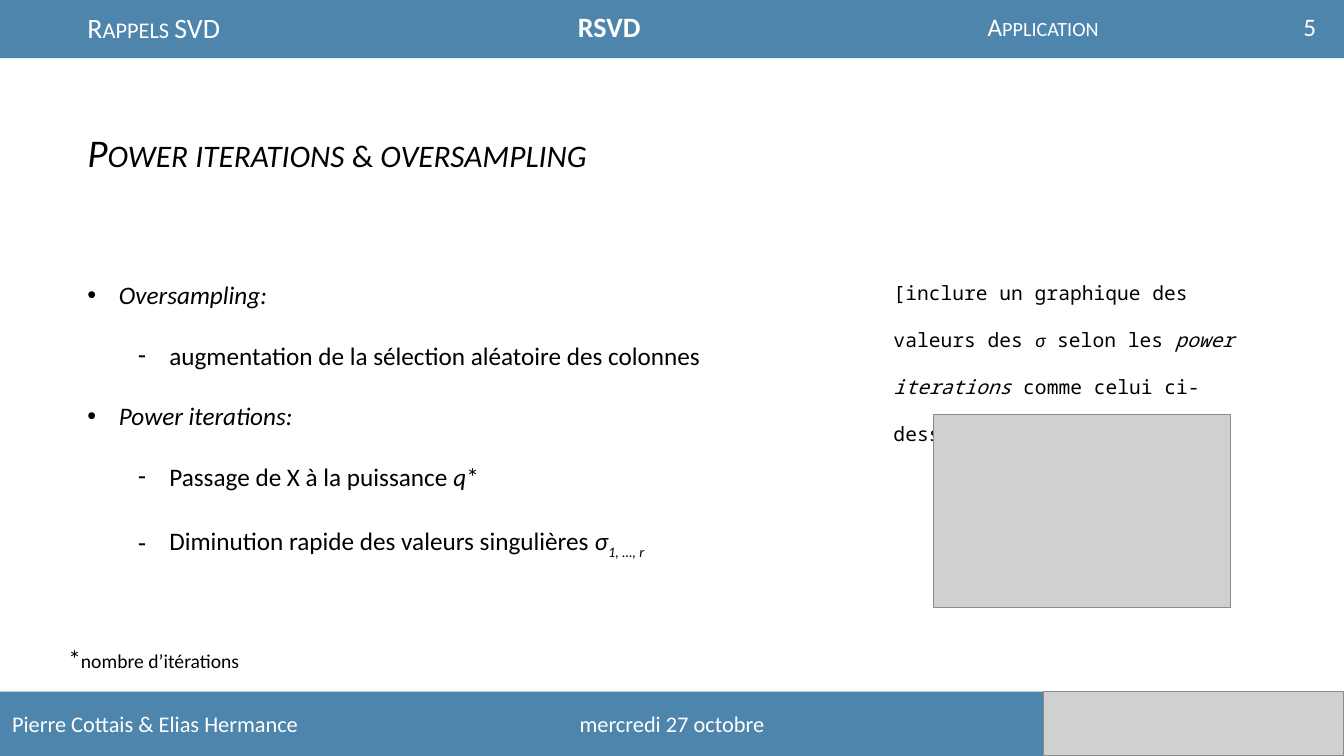
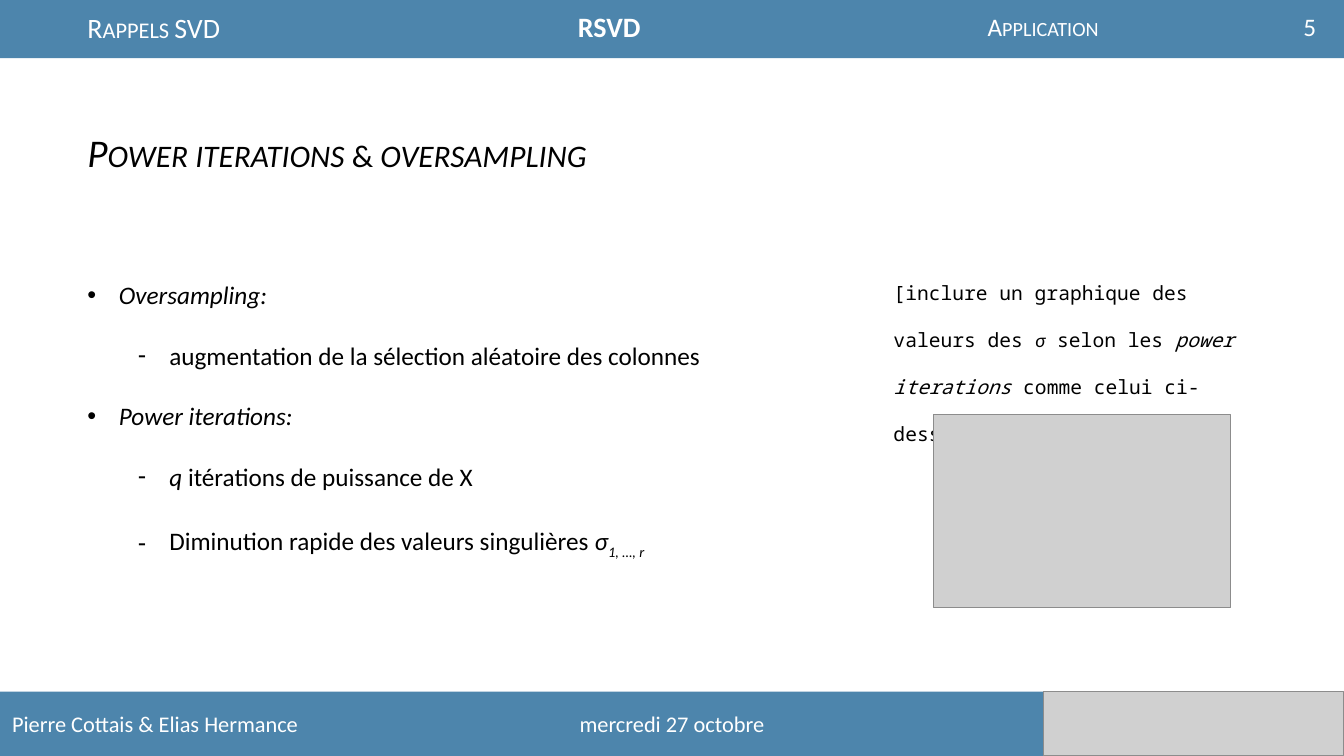
Before and after one commit to Easill/RSVD, a slide deck: slide 5 of presentation.pptx. Drawn at 1344x756 pixels with LibreOffice and Linux fonts; fonts in the diff are those of the drawing; grey boxes stand for pictures. Boxes give left, top, right and bottom in pixels: in the first picture for what was removed or moved away, otherwise in the second. Text is boxed around its words. In the diff, an @@ line names an element or a change of style, - is before the commit and + after.

```diff
--- a/presentation.pptx
+++ b/presentation.pptx
@@ text at <box>169,468,473,490</box>: text changed @@
-  – Passage de X à la puissance q*
+  – q itérations de puissance de X
@@ text removed at <box>81,654,239,668</box> @@
-*nombre d’itérations
```
Also in this commit, not shown: 2 other slides changed.
